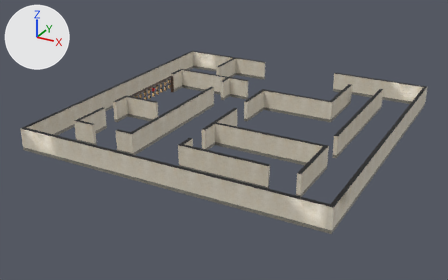
Two versions of the FBX model Assets/Model/Environment/Lvl 2.fbx, one commit apart.
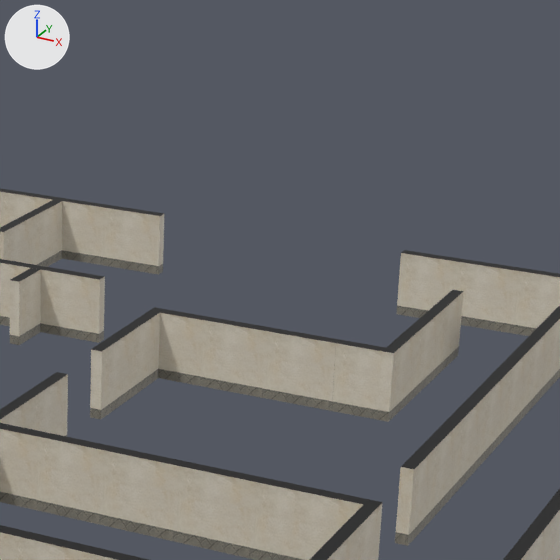
Each version appears first whole from a 50 mm camera at (73.4, -144.6, 66.3) aimed at (-2.7, -6.2, -2.9), and next in a close-up on the part from 49% to 85% of the width and 0% to 58% of the height. The axes (+X, +Y, +Z) are drawn at upper left. The lights are the same throughout. The first two pictures are the older version. Where no turn or scale is listed for an object, it has been applied to the vertices.

In view in the first close-up: 'Corner 1.019', 'Corner 1.020', 'Corner 1.021', 'Corner 1.024', 'Corner 1.028', 'Corner 1.033', 'Wall 1.032', 'Wall 1.038', 'Wall 1.040', 'Wall 1.047', 'Wall 1.053', 'Wall 1.054' and 7 more.
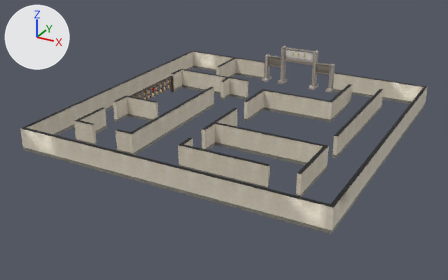
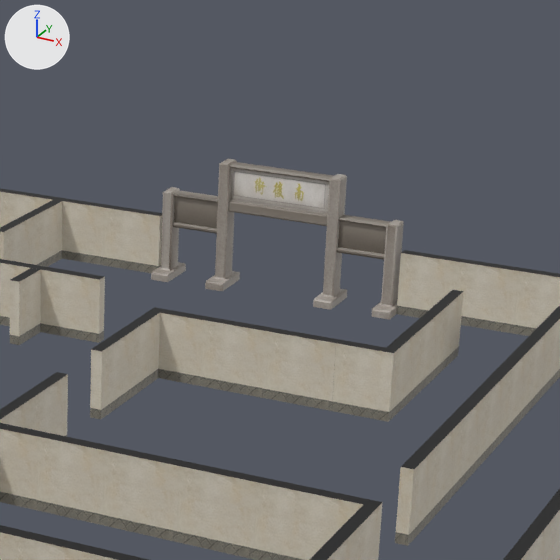
Location of each change, (x1, y1, x2, y2) in pixels of the close-ups (560 x 560 px):
'Cube.001', added
    after: (151, 159, 404, 319)

The change, as a diff of the scene's bpy script:
```diff
--- a/Assets/Model/Environment/Lvl 2.fbx.py
+++ b/Assets/Model/Environment/Lvl 2.fbx.py
@@ img_text_2_png @@
+img_text_2_png = load_image('Text 2.png', '../Texture/Text 2.png', 512, 512, 'sRGB')
@@ mat_material_002 @@
+mat_material_002 = principled_material('Material.002')
+mat_material_002.texture = img_text_2_png
@@ me_cube_072 @@
+me_cube_072.from_pydata(...)  # 300 vertices, 228 faces; spans x -12.3..12.3, y -2.3..2.0, z 0.0..12.3
+me_cube_072.materials.append(mat_material_002)  # picture img_text_2_png
@@ ob_cube_001 @@
+ob_cube_001 = bpy.data.objects.new('Cube.001', me_cube_072)
+ob_cube_001.location = (0.0, 40.0, 0.0)
```
